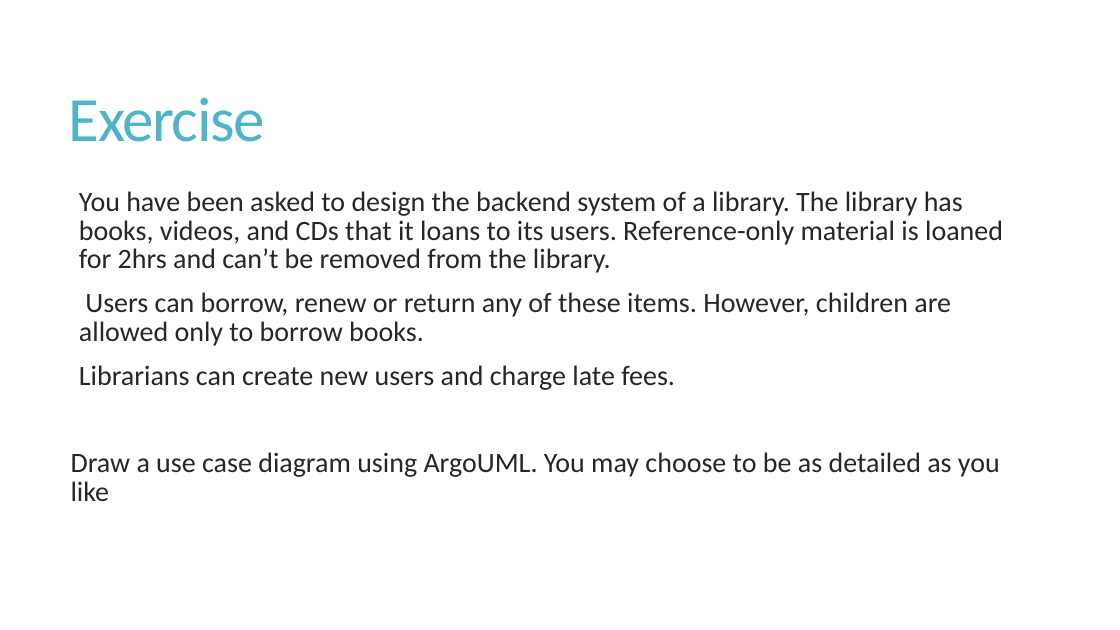
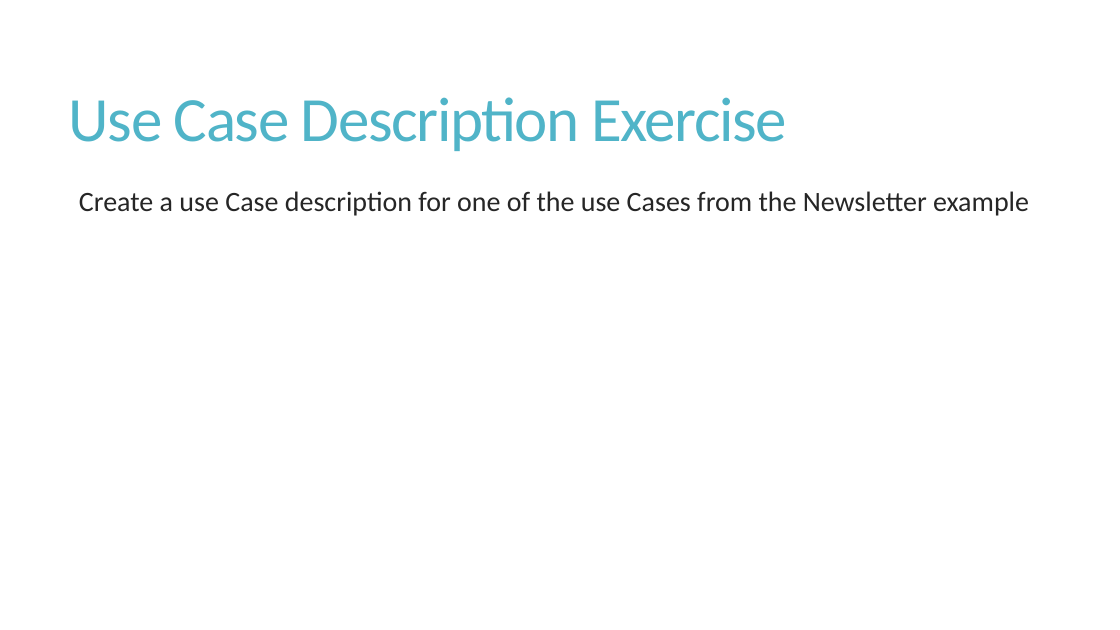
Before and after one commit to shabbir-hussain/ecse321tutW15, a slide deck: slide 19 of 04-RequirementsCont.pptx (slide 5 before the commit). Drawn at 1120x630 pixels with LibreOffice and Linux fonts; fonts in the diff are those of the drawing. Boxes give left, top, right and bottom in pixels: in the first picture for what was removed or moved away, otherwise in the second. Text is boxed around its words. In the diff, an @@ line names an element or a change of style, - is before the commit and + after.

```diff
--- a/04-RequirementsCont.pptx
+++ b/04-RequirementsCont.pptx
@@ title at (69, 97, 787, 151): text changed @@
-Exercise
+Use Case Description Exercise
@@ text at (79, 191, 1029, 216): text changed @@
-  You have been asked to design the backend system of a library. The library has books, videos, and CDs that it loans to its users. Reference-only material is loaned for 2hrs and can’t be removed from the library.
-  Users can borrow, renew or return any of these items. However, children are allowed only to borrow books.
-  Librarians can create new users and charge late fees.
-Draw a use case diagram using ArgoUML. You may choose to be as detailed as you like
+  Create a use Case description for one of the use Cases from the Newsletter example
```
Also in this commit, not shown: 3 other slides changed, 16 slides added.
